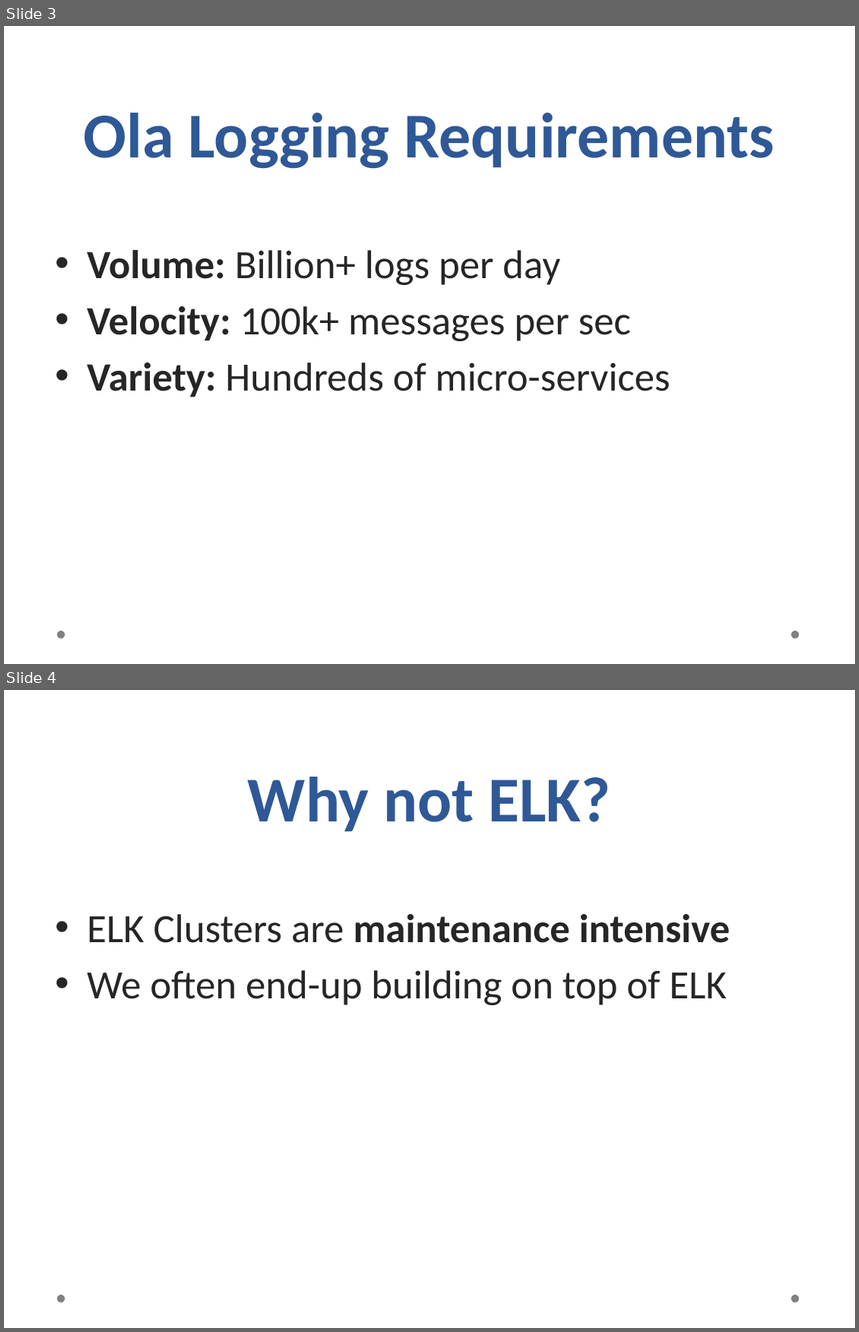
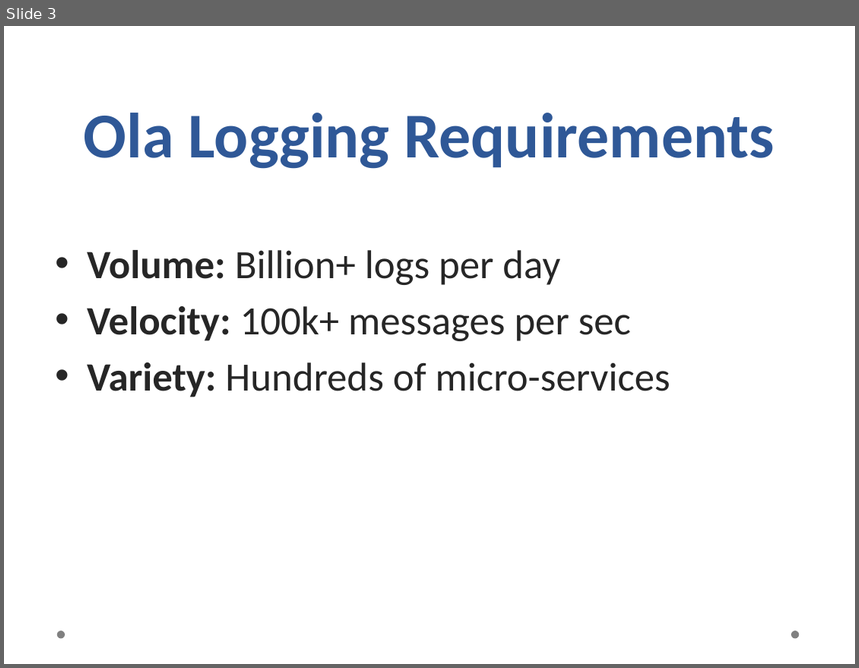
Before and after one commit to rohit01/rohit01.github.io, a slide deck: res/talks/logging-at-scale-using-graylog-billion-messages-100k-req-sec/logging-at-scale.pptx. Shown one above the other, each under a label of ours: slides 3 and 4 before the commit, slide 3 after it. The pictures are 859x1332 and 859x668 pixels, drawn with LibreOffice and Linux fonts; fonts in the diff are those of the drawing; background and template pictures are left out. Boxes give left, top, right and bottom in pixels: in the first picture for what was removed or moved away, otherwise in the second. Text is boxed around its words. In the diff, an @@ line names an element or a change of style, - is before the commit and + after.

```diff
--- a/res/talks/logging-at-scale-using-graylog-billion-messages-100k-req-sec/logging-at-scale.pptx
+++ b/res/talks/logging-at-scale-using-graylog-billion-messages-100k-req-sec/logging-at-scale.pptx
@@ slide 4 removed at (x1=4, y1=690, x2=855, y2=1328), background picture (left out); not listed: 2 template elements that a slide beside it also shows @@
@@ title removed at (x1=248, y1=777, x2=611, y2=832) @@
-Why not ELK?
@@ text removed at (x1=87, y1=914, x2=730, y2=1005) @@
-• ELK Clusters are maintenance intensive
-• We often end-up building on top of ELK
```
Also in this commit, not shown: 11 slides changed, 1 other slide removed, 1 other file.
